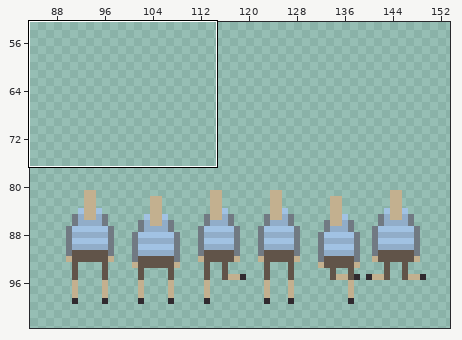
One commit to this sprite sheet: images/characters.png. The picture above shows the old version from afar; the outline marks the close-up.
Close-up. As it was:
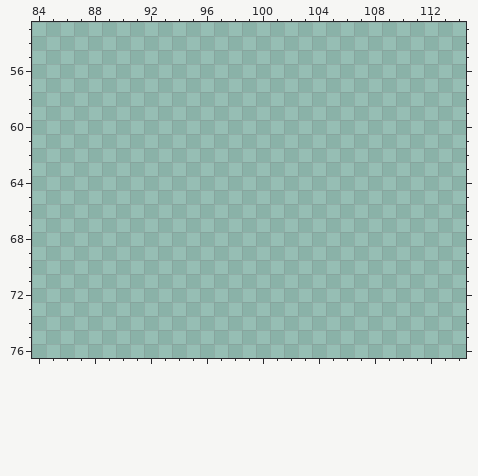
The file is 200x150 pixels. Colours within 5 levels of each other are drawn and written as one. Shown: x 84..114, y 53..76. The wide view leaves out empty margins.
Palette (. is transparent): 
The result:
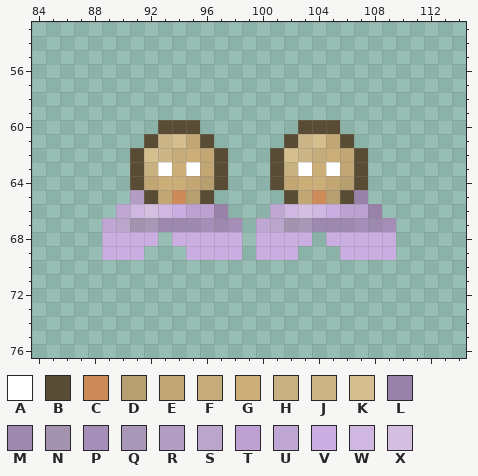
Colours new in this view: A #ffffff  B #594c34  C #cd8b59  D #b89f70  E #c2a774  F #c5ac7a  G #ccaf78  H #c8b180  J #cbb586  K #d5bf8e  L #9882a9  M #9d89af  N #a393af  P #a58fb8  Q #a997b8  R #b49dc5  S #bba6cb  T #bca1d2  U #c0a7d3  V #caade1  W #d0b7e1  X #d4bfe1
Diff:
Changed rows in their new state; - is an unchanged pixel.
first column x 89:
60 ----BBB-------BBB----
61 ---BJKEB-----BJKEB---
62 --BKJFGEB---BKJFGEB--
63 --BHAGAEB---BHAGAEB--
64 --BEGGEDB---BEGGEDB--
65 --RBECDB-----BECDBL--
66 -UWXWVTTL---UWXWVTTL-
67 USNQMMMPMP-USNQMMMPMP
68 VVVV-VVVVV-VVVV-VVVVV
69 VVV---VVVV-VVV---VVVV
